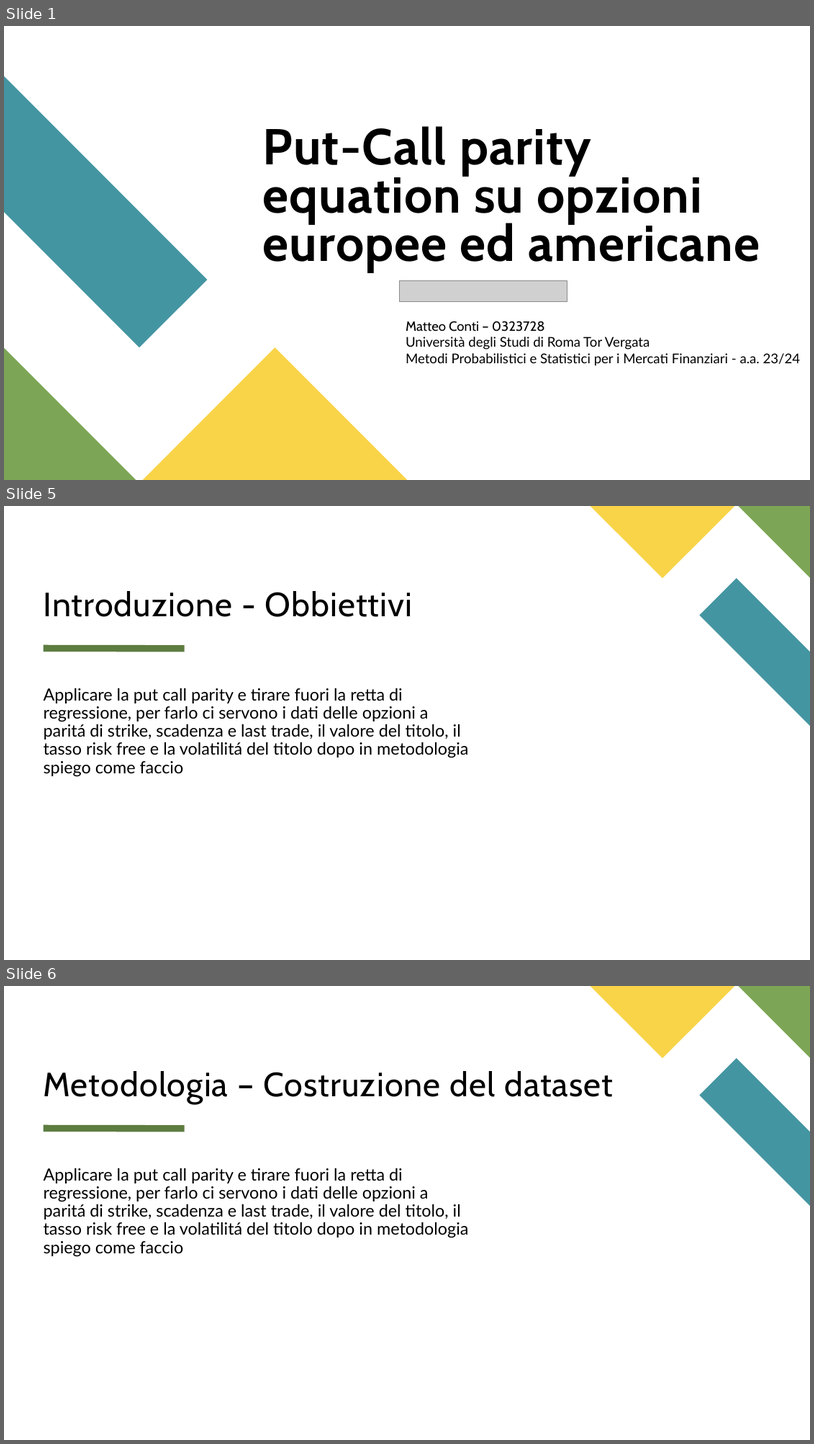
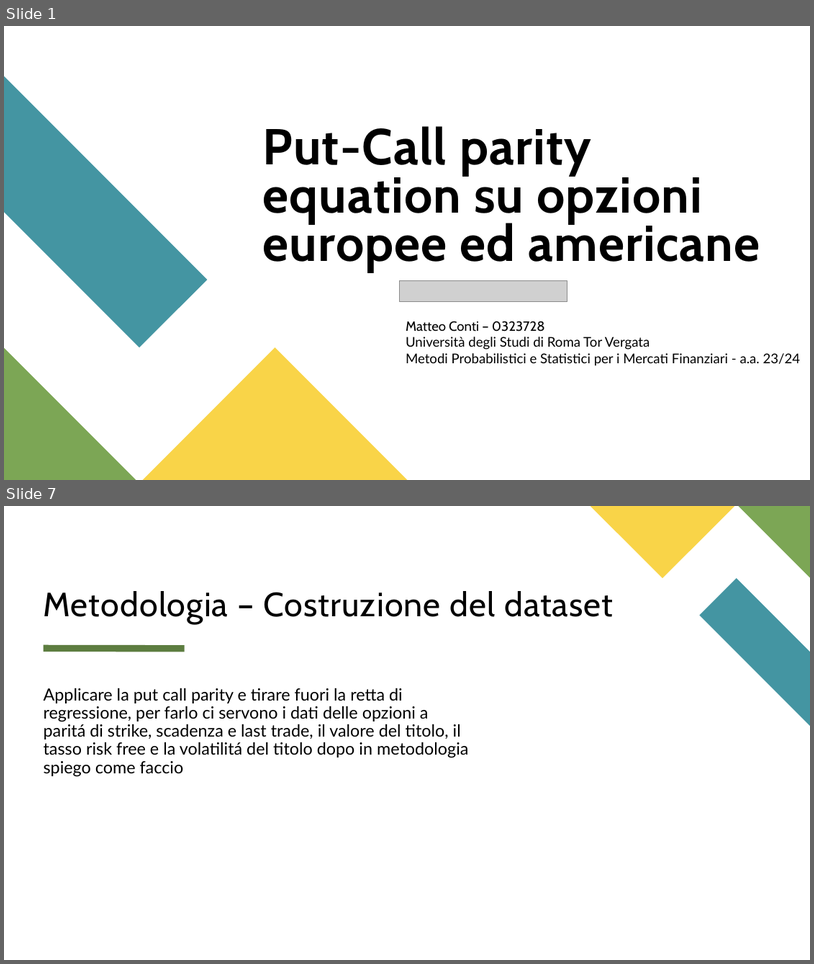
Before and after one commit to matteo-conti-97/MPSMF_Project, a slide deck: presentazione.pptx. Shown one above the other, each under a label of ours: slides 1, 5 and 6 before the commit, slides 1 and 7 after it; the slides between them are not shown. The pictures are 814x1444 and 814x964 pixels, drawn with LibreOffice and Linux fonts; fonts in the diff are those of the drawing; grey boxes stand for pictures. Boxes give left, top, right and bottom in pixels: in the first picture for what was removed or moved away, otherwise in the second. Text is boxed around its words. In the diff, an @@ line names an element or a change of style, - is before the commit and + after.

```diff
--- a/presentazione.pptx
+++ b/presentazione.pptx
@@ slide 5 removed at (4,506,810,960), background #FFFFFF; not listed: 4 template elements that a slide beside it also shows @@
@@ title removed at (44,591,412,617) @@
-Introduzione - Obbiettivi
@@ text removed at (44,687,468,777) @@
-Applicare la put call parity e tirare fuori la retta di regressione, per farlo ci servono i dati delle opzioni a paritá di strike, scadenza e last trade, il valore del titolo, il tasso risk free e la volatilitá del titolo dopo in metodologia spiego come faccio
@@ what was slide 6 is now slide 7 @@
```
Also in this commit, not shown: 3 slides changed, 2 slides added.
